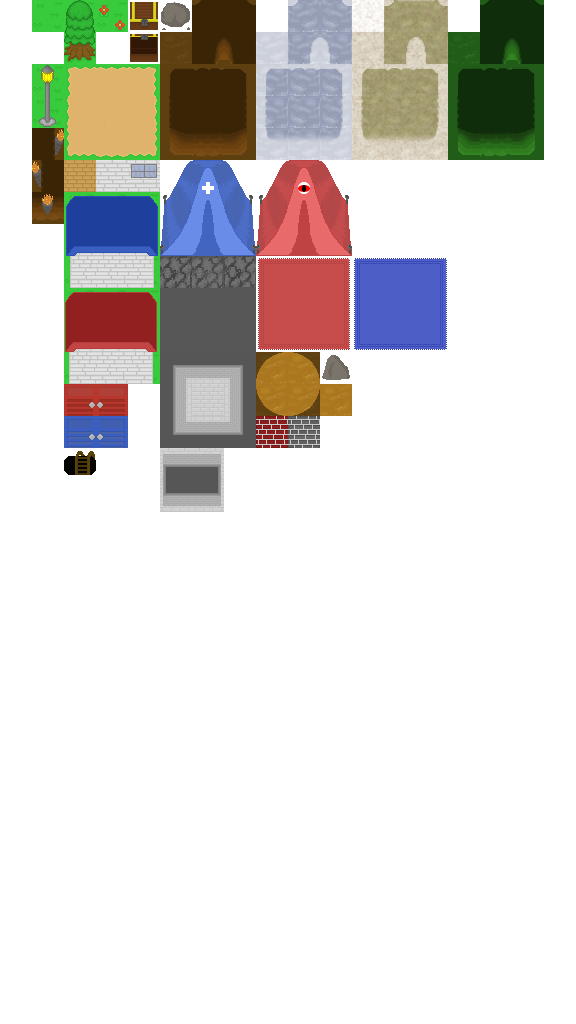
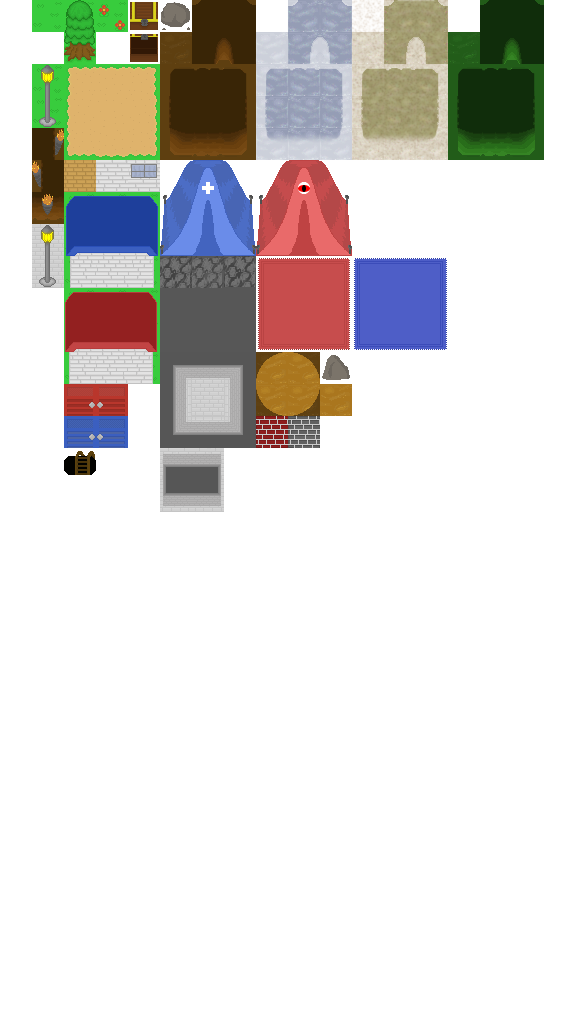
Layered file, before and after one edit (576x1024). Changes by layer:
added layer "Pasted Layer" above "Tiles.png" over [39, 225, 56, 287]
painted on "Tiles.png" over [32, 224, 64, 288]
